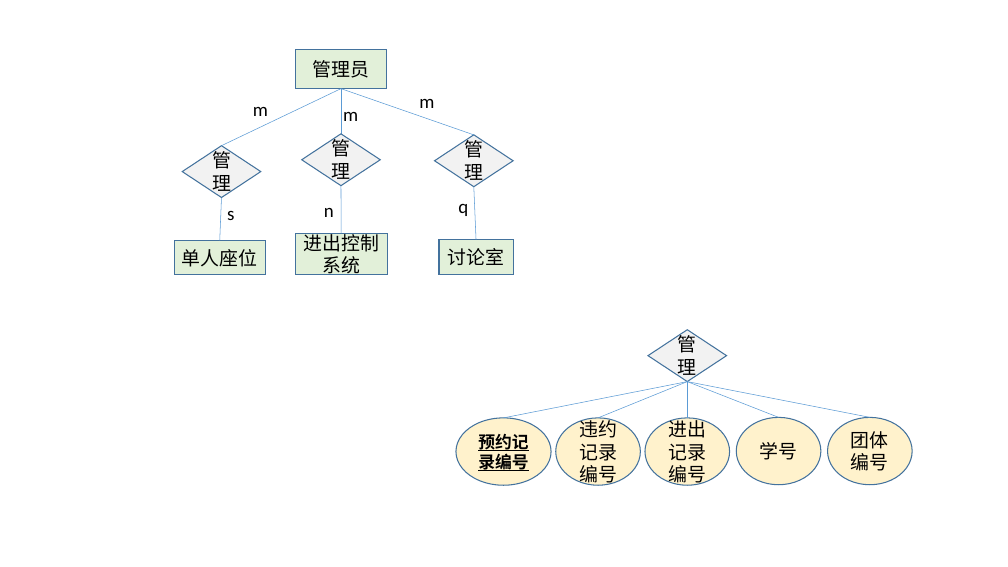
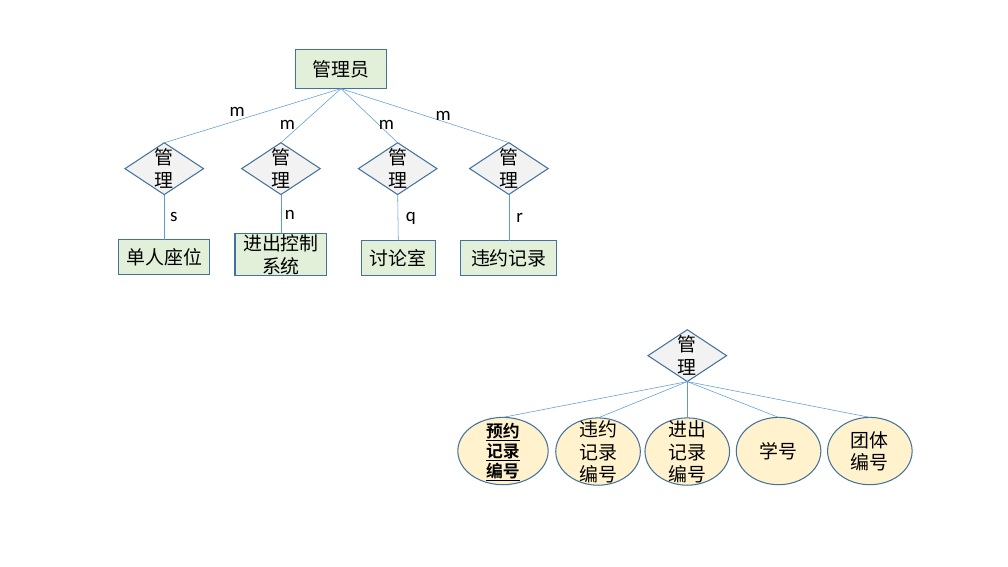
Before and after one commit to huangqiuyu/Database_BUAA, a slide deck: slide 5 of ours/E-R图初稿.pptx. Drawn at 1008x567 pixels with LibreOffice and Linux fonts; fonts in the diff are those of the drawing. Boxes give left, top, right and bottom in pixels: in the first picture for what was removed or moved away, otherwise in the second. Text is boxed around its words. In the diff, an @@ line names an element or a change of style, - is before the commit and + after.

```diff
--- a/ours/E-R图初稿.pptx
+++ b/ours/E-R图初稿.pptx
@@ line moved from (222, 146) - (341, 88) to (164, 143) - (341, 88) @@
@@ line moved from (341, 88) - (341, 134) to (341, 88) - (281, 143) @@
@@ line moved from (341, 88) - (474, 135) to (341, 88) - (398, 143) @@
@@ line added from (341, 88) to (509, 143), #5B9BD5 0.5 pt @@
@@ text "m" rewrapped from <box>253,107,268,116</box> to <box>230,107,245,122</box> @@
@@ text "m" rewrapped from <box>343,112,358,121</box> to <box>280,120,295,134</box> @@
@@ text "m" rewrapped from <box>419,99,434,108</box> to <box>379,120,394,134</box> @@
@@ text added at <box>436,111,451,124</box>, 18 pt, text #000000 @@
+m
@@ diamond "管理": place and size @@
-diamond "管理" at <box>182,146,261,198</box>
+diamond "管理" at <box>125,143,203,195</box>
@@ diamond "管理": place and size @@
-diamond "管理" at <box>302,134,380,186</box>
+diamond "管理" at <box>242,143,321,195</box>
@@ diamond "管理": place and size @@
-diamond "管理" at <box>435,135,513,187</box>
+diamond "管理" at <box>358,143,437,195</box>
@@ diamond added at <box>470,143,548,195</box>, fill #F2F2F2, outline #43739E 1 pt, 18 pt, text #000000 @@
+管理
@@ text "s": place and size @@
-text "s" at <box>227,211,234,220</box>
+text "s" at <box>170,212,177,221</box>
@@ line moved from (222, 197) - (220, 240) to (164, 194) - (164, 240) @@
@@ text "n": place and size @@
-text "n" at <box>324,208,334,217</box>
+text "n" at <box>285,210,295,219</box>
@@ line moved from (341, 234) - (341, 186) to (281, 234) - (281, 194) @@
@@ line moved from (474, 187) - (476, 240) to (398, 194) - (399, 240) @@
@@ text "q": place and size @@
-text "q" at <box>458,204,468,216</box>
+text "q" at <box>406,212,416,224</box>
@@ line added from (509, 194) to (509, 240), #5B9BD5 0.5 pt @@
@@ rectangle "进出控制系统": place and size @@
-rectangle "进出控制系统" at <box>296,234,388,275</box>
+rectangle "进出控制系统" at <box>235,234,327,275</box>
@@ text added at <box>516,213,523,222</box>, 18 pt, text #000000 @@
+r
@@ rectangle "单人座位": place and size @@
-rectangle "单人座位" at <box>174,240,265,275</box>
+rectangle "单人座位" at <box>119,240,210,274</box>
@@ rectangle "讨论室": place and size @@
-rectangle "讨论室" at <box>439,240,513,274</box>
+rectangle "讨论室" at <box>361,240,436,275</box>
@@ rectangle added at <box>461,240,557,275</box>, fill #E2F0D9, outline #43739E 1 pt, 18 pt, text #000000 @@
+违约记录
```
Also in this commit, not shown: 3 other slides changed, 2 other files.
